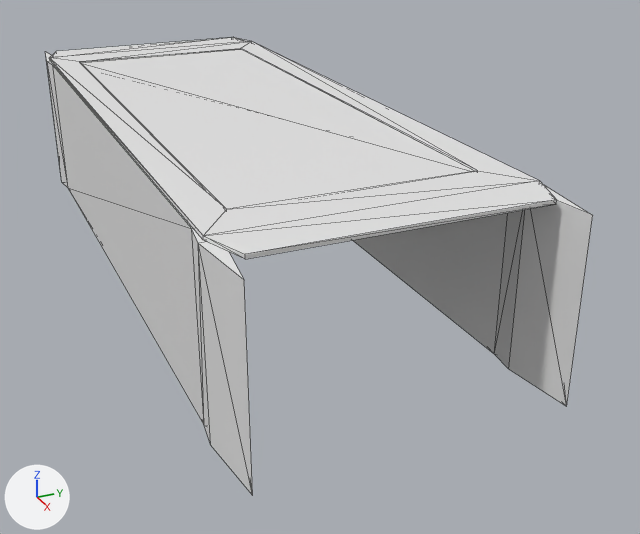
A saved change to the FBX model Assets/Models/Background/BackgroundBase.fbx.
Before and after are seen from a 50 mm lens placed at (52.6, -17.9, 19.1), pointed at (4.3, 3.9, -5.1). Arrows for +X, +Y and +Z are at lower left; the lights stay in place. Mesh edges are drawn as thin lines. Materials are left out; every surface is plain grey. Where no turn or scale is listed for an object, it has been applied to the vertices. Vertices at the same position are counted once.

Objects in the first picture: 'mergedBlocks'.
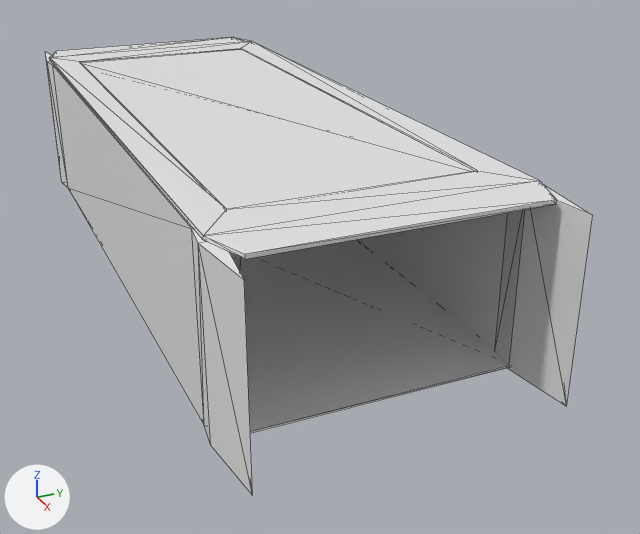
Commit message: adding floor to background

Pixel boxes (x1, y1, x2, y2) of what changed, in the pictures (640 x 534 px):
part 1 of me_mesh, added
    after: (229, 240, 509, 433)

The change, as a diff of the scene's bpy script:
```diff
--- a/Assets/Models/Background/BackgroundBase.fbx.py
+++ b/Assets/Models/Background/BackgroundBase.fbx.py
@@ me_mesh @@
 me_mesh.from_pydata(...)  # 72 vertices, 132 faces; spans x -24.1..24.1, y -8.7..8.7, z -5.1..5.1
 # used by ob_mergedblocks; location = (0.0, 0.0, 0.0)
+# me_mesh part 1: a new loose piece, a box spanning x -20.02..19.98, y -8.05..7.95, z -5.0..-4.9
```
